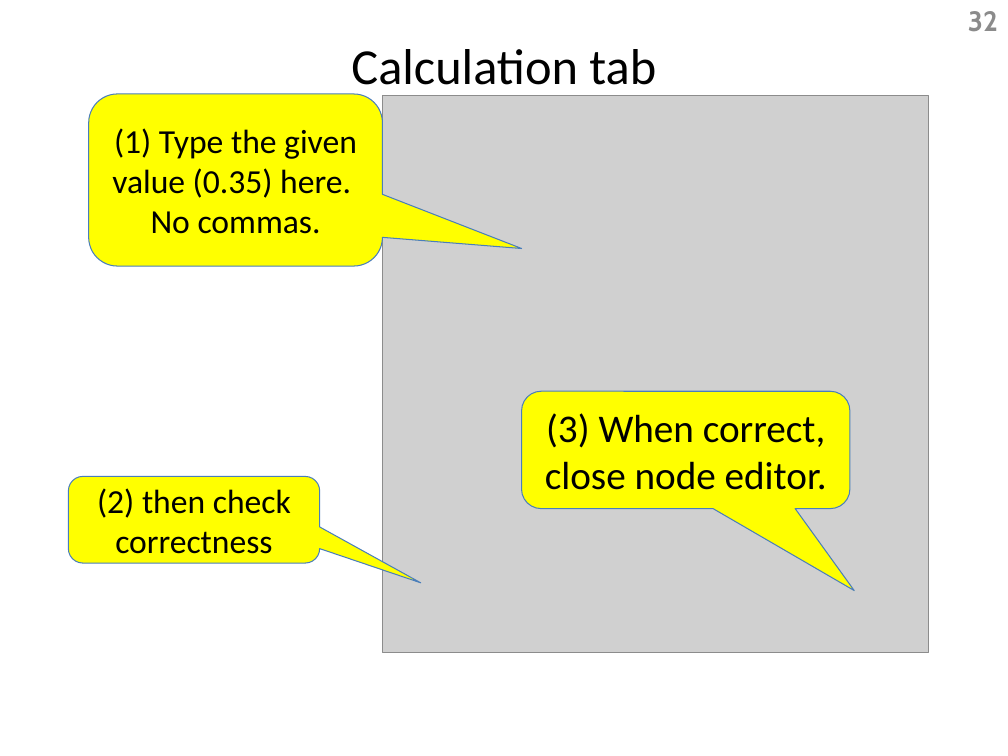
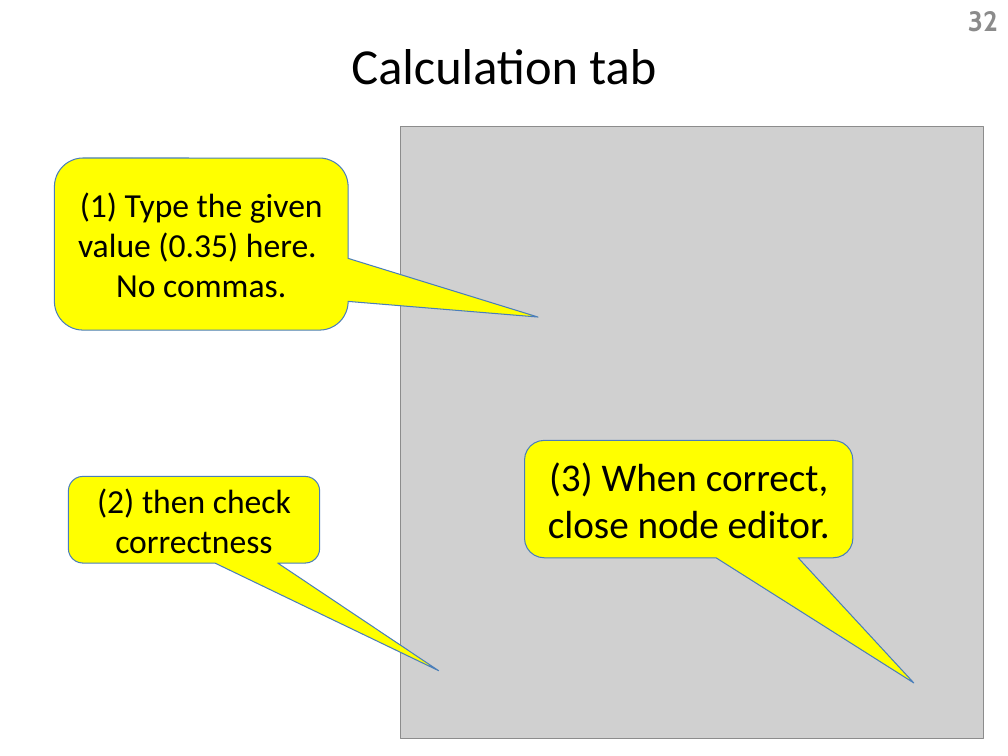
Before and after one commit to Dragoon-Lab/LaitsV3, a slide deck: slide 32 of help/InstructionTabSlides_v25.pptx. Drawn at 1008x756 pixels with LibreOffice and Linux fonts; fonts in the diff are those of the drawing; grey boxes stand for pictures. Boxes give left, top, right and bottom in pixels: in the first picture for what was removed or moved away, otherwise in the second. Text is boxed around its words. In the diff, an @@ line names an element or a change of style, - is before the commit and + after.

```diff
--- a/help/InstructionTabSlides_v25.pptx
+++ b/help/InstructionTabSlides_v25.pptx
@@ picture: place and size @@
-picture at (382, 96, 928, 652)
+picture at (400, 127, 984, 739)
@@ proportions changed in 3 elements at (69, 477, 320, 563), (524, 440, 853, 557), (54, 158, 348, 331) @@
@@ rounded speech box "(1) Type the given value ...": place and size @@
-rounded speech box "(1) Type the given value ..." at (89, 94, 382, 266)
+rounded speech box "(1) Type the given value ..." at (54, 158, 348, 331)
@@ rounded speech box "(3) When correct, close node ...": place and size @@
-rounded speech box "(3) When correct, close node ..." at (521, 391, 850, 508)
+rounded speech box "(3) When correct, close node ..." at (524, 440, 853, 557)
```
Also in this commit, not shown: 17 other slides changed, 32 other files.
